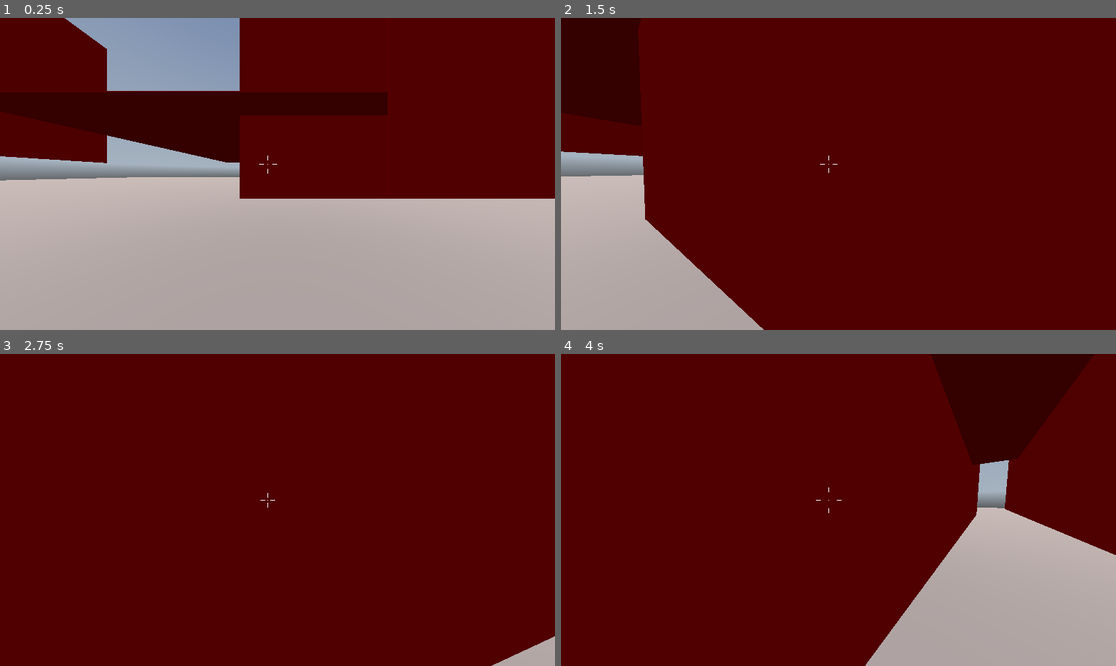
Above: before the commit, frames 1-4 (two rows, left to right).
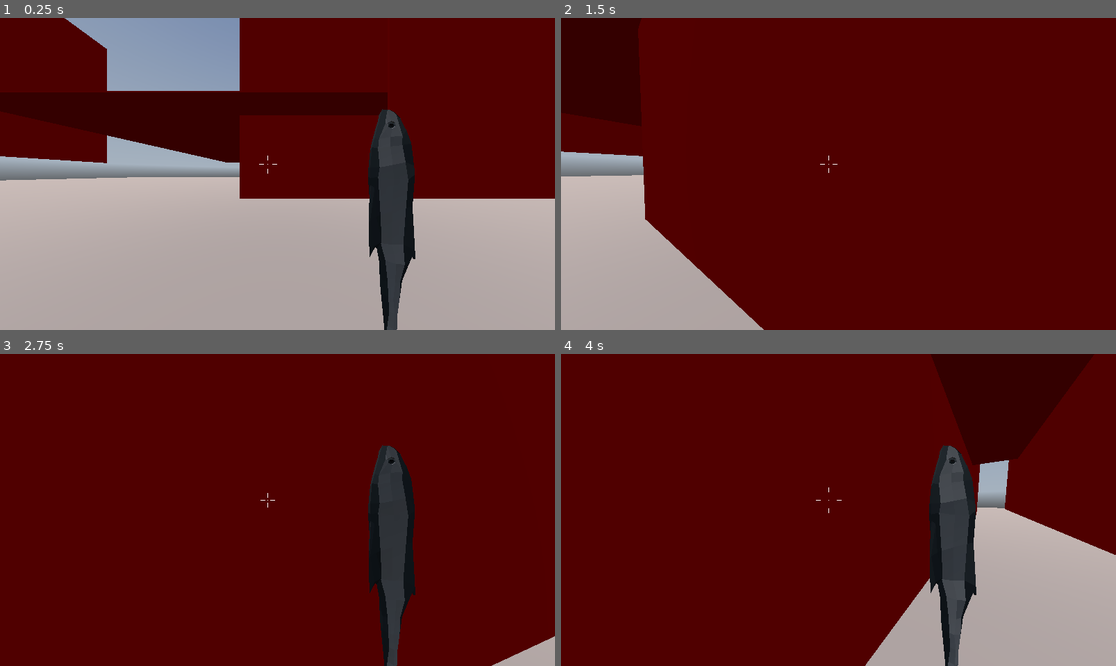
Above: after the commit, the same moments.

Repository: GajaGuerrini/FishFestGame
Game: Godot game, scene res://testingenv.tscn
The game is run twice, just before and just after one commit, with the same random seed, the same clock (stepped at 60 frames per second) and the same inputs. The project has no main scene, so this scene is started directly. A sky picture missing from this copy of the repository is replaced by a grey-blue gradient.
Inputs (mouse positions are in pixels of both pictures, inside the frame that each line leads up to):
- Up to frame 1 (0.25 s): no input
- Up to frame 2 (1.5 s): move the mouse to (866, 174) at 0.52 s; hold Shift (sprint) 0.53-1.28 s; hold W (move_forward) from 0.53 s (still down); tap Space (jump) at 0.77 s; move the mouse to (810, 174) at 1.27 s; tap Shift (sprint) at 1.35 s
- Up to frame 3 (2.75 s): keep holding W (move_forward); tap Space (jump) at 1.52 s; move the mouse to (288, 503) at 2.02 s; hold Shift (sprint) from 2.03 s (still down)
- Up to frame 4 (4 s): keep holding W (move_forward); tap Enter at 2.75 s; move the mouse to (832, 516) at 2.77 s; release Shift (sprint) at 2.78 s; tap Shift (sprint) at 2.85 s; tap Space (jump) at 3.02, 3.77 s; move the mouse to (877, 513) at 3.52 s; hold Shift (sprint) from 3.53 s (still down)

The runs differ from the first frame. In frame 1, 4.3% of the frame differs, in the area x 66-75%, y 29-100%; in frame 2, nothing differs; in frame 3, 4.3%; in frame 4, 4.3%.

Commit message:
add weapon, crwobar to splayer

Diff:
--- a/controllers/fps_controller.tscn
+++ b/controllers/fps_controller.tscn
@@ -1,7 +1,8 @@
-[gd_scene load_steps=15 format=3 uid="uid://cydxejijcnvuu"]
+[gd_scene load_steps=16 format=3 uid="uid://cydxejijcnvuu"]
 
 [ext_resource type="Script" path="res://controllers/scripts/fps_controller.gd" id="1_25682"]
 [ext_resource type="Script" path="res://controllers/scripts/reticle.gd" id="2_2oukd"]
+[ext_resource type="PackedScene" uid="uid://lrcvstoqsb8m" path="res://controllers/wapons/weapon.tscn" id="2_ueo15"]
 [ext_resource type="Script" path="res://scripts/DebugPanel.gd" id="3_g70h8"]
 [ext_resource type="Script" path="res://scripts/State_Machine.gd" id="5_kefg7"]
 [ext_resource type="Script" path="res://controllers/scripts/IdlePlayerState.gd" id="6_0l51m"]
@@ -183,6 +184,9 @@
 transform = Transform3D(1, 0, 0, 0, 1, 0, 0, 0, 1, 0, 0, -0.44646)
 cull_mask = 1048573
 fov = 101.0
+
+[node name="WeaponRig" parent="CameraController/Camera3D" instance=ExtResource("2_ueo15")]
+transform = Transform3D(1, 0, 0, 0, 1, 0, 0, 0, 1, 0, 0, 0.44646)
 
 [node name="AnimationPlayer" type="AnimationPlayer" parent="CameraController"]
 libraries = {
--- a/controllers/wapons/weapon.tscn
+++ b/controllers/wapons/weapon.tscn
@@ -3,10 +3,10 @@
 [ext_resource type="PackedScene" uid="uid://dmkcql6cg250r" path="res://controllers/wapons/Crowbar/FishV3_out/FishV3.gltf" id="1_swtun"]
 [ext_resource type="ArrayMesh" uid="uid://b3tppb30nwkew" path="res://controllers/wapons/Crowbar/FishV3_out/FishV3Mesh.res" id="2_k37io"]
 
-[node name="WeaponHolder" type="Node3D"]
+[node name="WeaponRig" type="Node3D"]
 
 [node name="Weapon" parent="." instance=ExtResource("1_swtun")]
-transform = Transform3D(-4.37114e-08, -1, 0, 1, -4.37114e-08, 0, 0, 0, 1, 0.169445, -0.166461, -0.33)
+transform = Transform3D(-4.37114e-08, -1, 0, 1, -4.37114e-08, 0, 0, 0, 1, 0.347684, -0.166, -0.88)
 
 [node name="WeaponMesh" type="MeshInstance3D" parent="Weapon"]
 unique_name_in_owner = true
